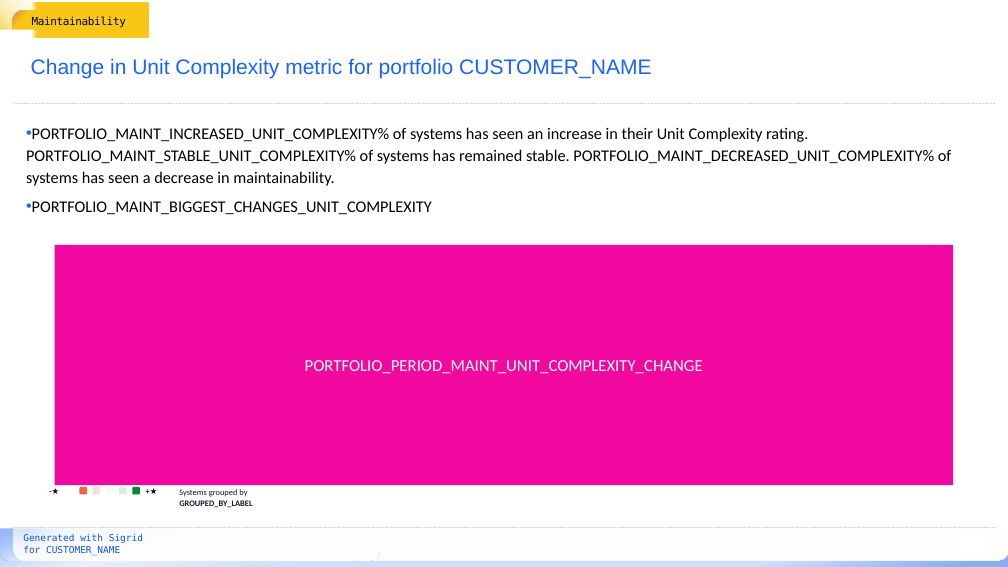
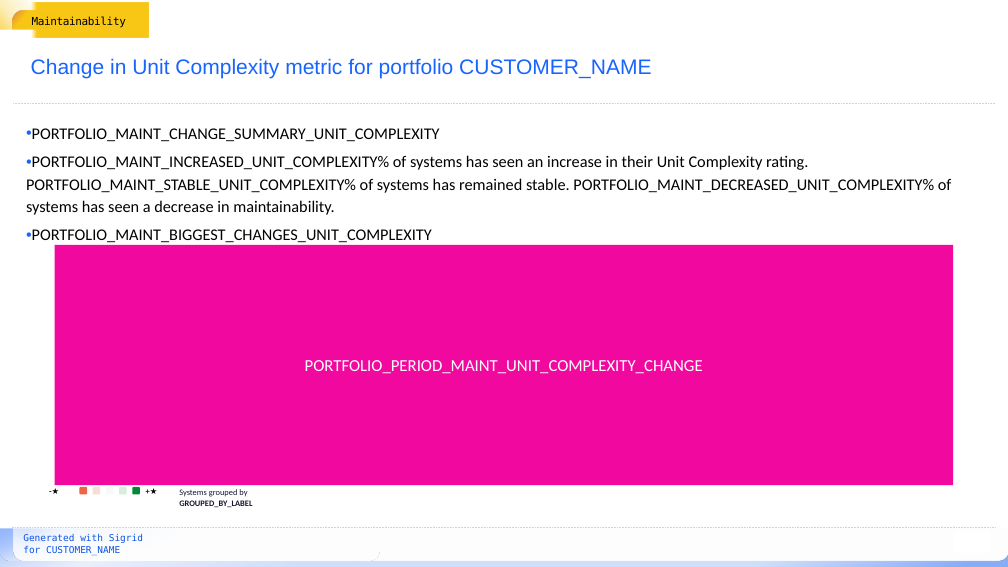
Before and after one commit to Software-Improvement-Group/sigrid-report-generator, a slide deck: slide 8 of src/report_generator/presets/templates/portfolio-metrics.pptx. Drawn at 1008x567 pixels with LibreOffice and Linux fonts; fonts in the diff are those of the drawing; background and template pictures are left out. Boxes give left, top, right and bottom in pixels: in the first picture for what was removed or moved away, otherwise in the second. Text is boxed around its words. In the diff, an @@ line names an element or a change of style, - is before the commit and + after.

```diff
--- a/src/report_generator/presets/templates/portfolio-metrics.pptx
+++ b/src/report_generator/presets/templates/portfolio-metrics.pptx
@@ text at [32,128,440,142]: paragraph added @@
+• PORTFOLIO_MAINT_CHANGE_SUMMARY_UNIT_COMPLEXITY
```
Also in this commit, not shown: 6 other slides changed, 9 other files.
